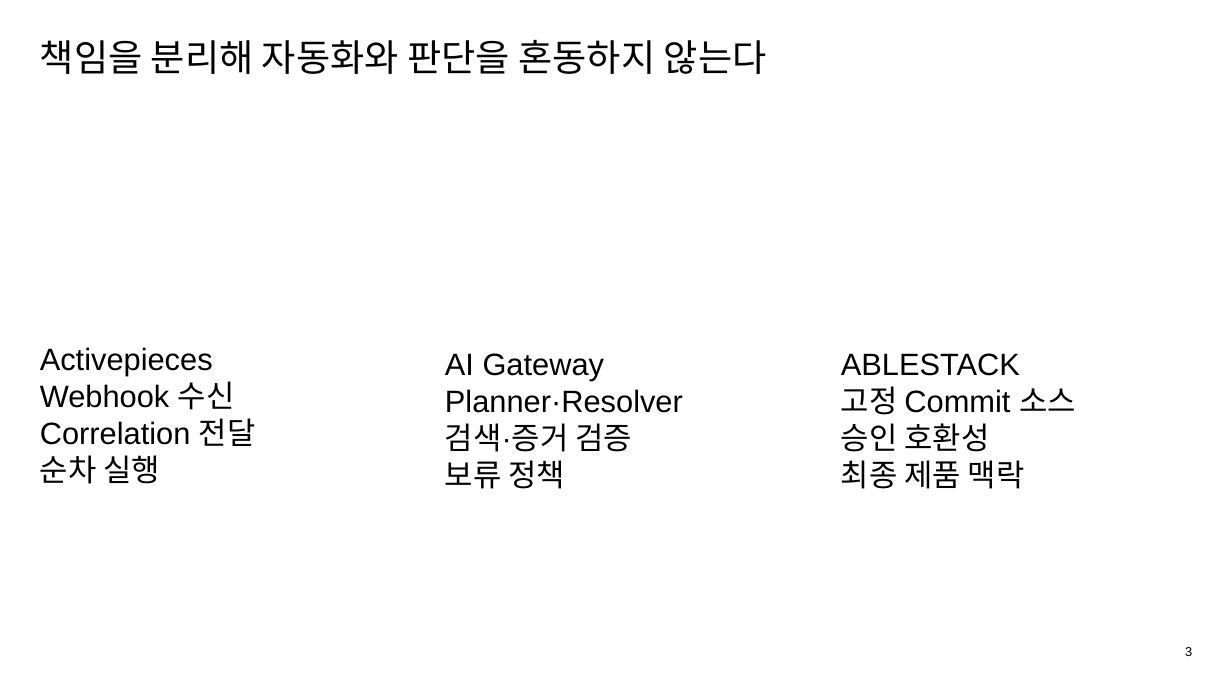
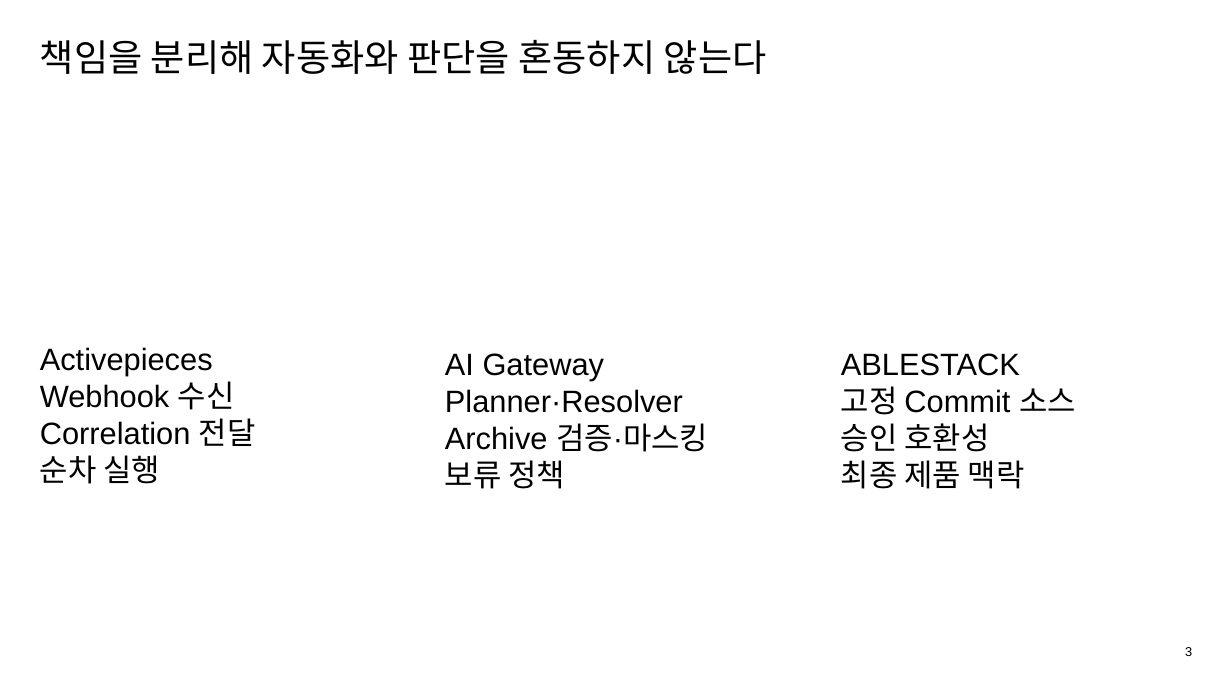
Before and after one commit to ablecloud-team/ablestack-techflow, a slide deck: slide 3 of output/presentation/techflow-assist-multimodal.pptx. Drawn at 1232x693 pixels with LibreOffice and Linux fonts; fonts in the diff are those of the drawing. Boxes give left, top, right and bottom in pixels: in the first picture for what was removed or moved away, otherwise in the second. Text is boxed around its words. In the diff, an @@ line names an element or a change of style, - is before the commit and + after.

Commit message:
feat: 로그·압축 로그 Assist 증거 처리 보완

```diff
--- a/output/presentation/techflow-assist-multimodal.pptx
+++ b/output/presentation/techflow-assist-multimodal.pptx
@@ text at (x1=445, y1=389, x2=708, y2=489): text changed @@
-Planner·Resolver
-검색·증거 검증
-보류 정책
+Planner·Resolver
+Archive 검증·마스킹
+보류 정책
```
Also in this commit, not shown: 6 other slides changed, 1 slide added, 26 other files.
